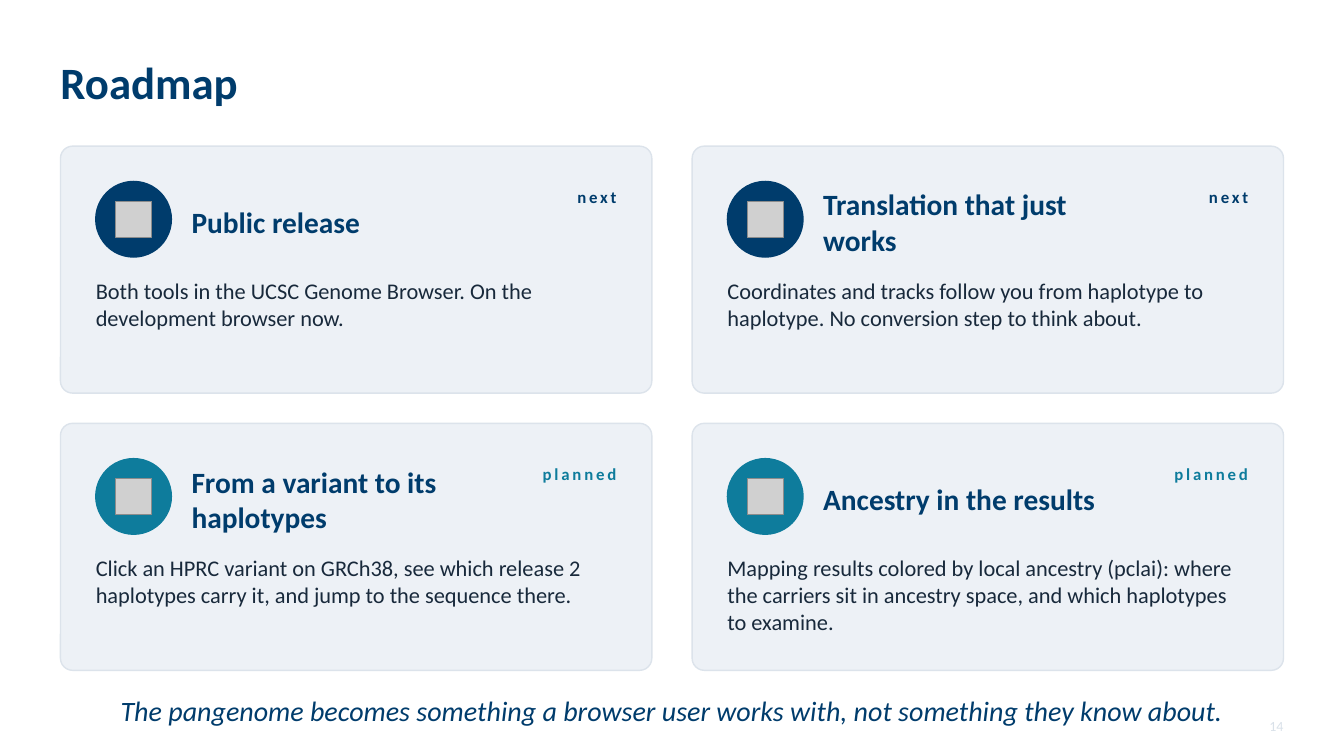
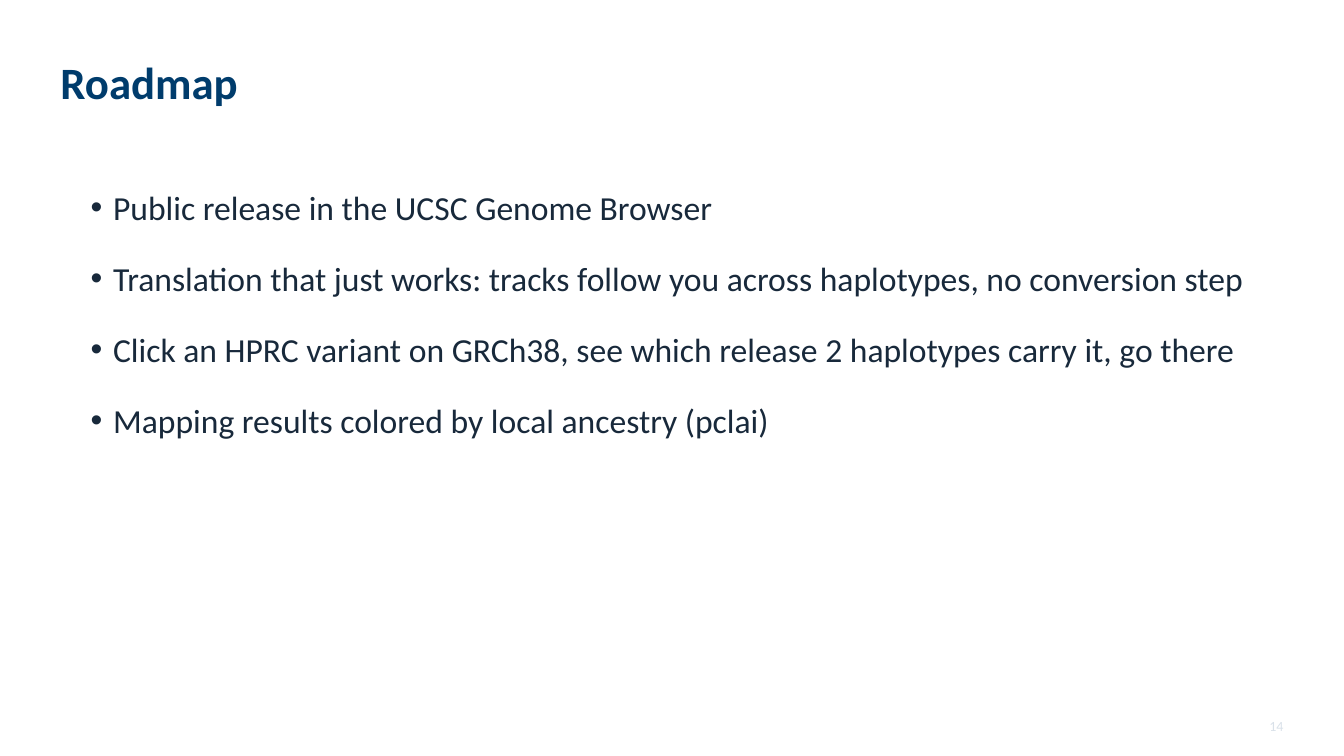
Before and after one commit to parsaeskandar/hprc_2026_poster, a slide deck: slide 14 of talk/HPRC2026_talk.pptx. Drawn at 1344x756 pixels with LibreOffice and Linux fonts; fonts in the diff are those of the drawing; grey boxes stand for pictures. Boxes give left, top, right and bottom in pixels: in the first picture for what was removed or moved away, otherwise in the second. Text is boxed around its words. In the diff, an @@ line names an element or a change of style, - is before the commit and + after.

Commit message:
Talk: roadmap as four bullets

```diff
--- a/talk/HPRC2026_talk.pptx
+++ b/talk/HPRC2026_talk.pptx
@@ rounded rectangle removed at bbox=[60, 146, 652, 393] @@
@@ rounded rectangle removed at bbox=[693, 146, 1285, 393] @@
@@ ellipse removed at bbox=[96, 181, 171, 257] @@
@@ text added at bbox=[113, 196, 1243, 439], 24 pt, text #18293B @@
+• Public release in the UCSC Genome Browser
+• Translation that just works: tracks follow you across haplotypes, no conversion step
+• Click an HPRC variant on GRCh38, see which release 2 haplotypes carry it, go there
+• Mapping results colored by local ancestry (pclai)
@@ picture removed at bbox=[116, 202, 152, 238] @@
@@ text removed at bbox=[577, 192, 616, 203] @@
-next
@@ ellipse removed at bbox=[728, 181, 804, 257] @@
@@ picture removed at bbox=[747, 202, 783, 238] @@
@@ text removed at bbox=[823, 194, 1067, 252] @@
-Translation that just works
@@ text removed at bbox=[1209, 192, 1248, 203] @@
-next
@@ text removed at bbox=[192, 212, 360, 234] @@
-Public release
@@ text removed at bbox=[96, 283, 532, 330] @@
-Both tools in the UCSC Genome Browser. On the development browser now.
@@ text removed at bbox=[727, 283, 1203, 330] @@
-Coordinates and tracks follow you from haplotype to haplotype. No conversion step to think about.
@@ rounded rectangle removed at bbox=[60, 423, 652, 670] @@
@@ rounded rectangle removed at bbox=[693, 423, 1285, 670] @@
@@ ellipse removed at bbox=[96, 459, 171, 534] @@
@@ picture removed at bbox=[116, 479, 152, 515] @@
@@ text removed at bbox=[192, 472, 436, 533] @@
-From a variant to its haplotypes
@@ text removed at bbox=[543, 468, 617, 483] @@
-planned
@@ ellipse removed at bbox=[728, 459, 804, 534] @@
@@ picture removed at bbox=[747, 479, 783, 515] @@
@@ text removed at bbox=[1174, 468, 1248, 483] @@
-planned
@@ text removed at bbox=[823, 489, 1094, 515] @@
-Ancestry in the results
@@ text removed at bbox=[96, 560, 580, 607] @@
-Click an HPRC variant on GRCh38, see which release 2 haplotypes carry it, and jump to the sequence there.
@@ text removed at bbox=[727, 560, 1231, 630] @@
-Mapping results colored by local ancestry (pclai): where the carriers sit in ancestry space, and which haplotypes to examine.
@@ text removed at bbox=[121, 701, 1222, 726] @@
-The pangenome becomes something a browser user works with, not something they know about.
```
Also in this commit, not shown: 1 other file.
